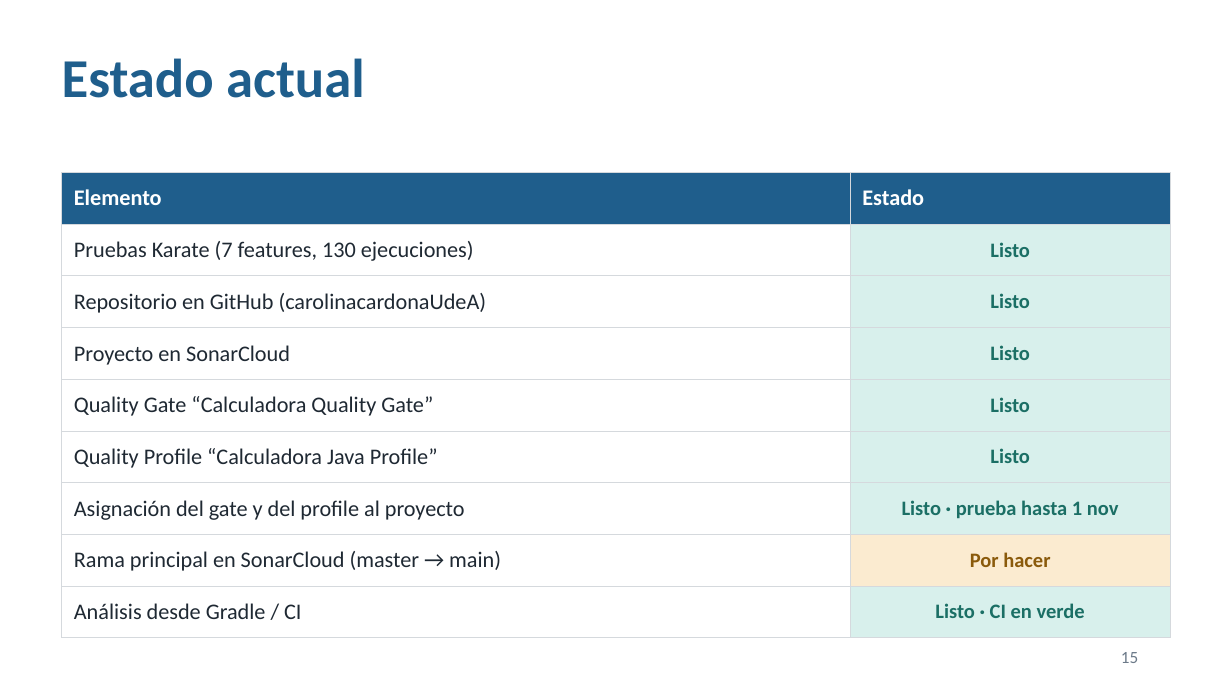
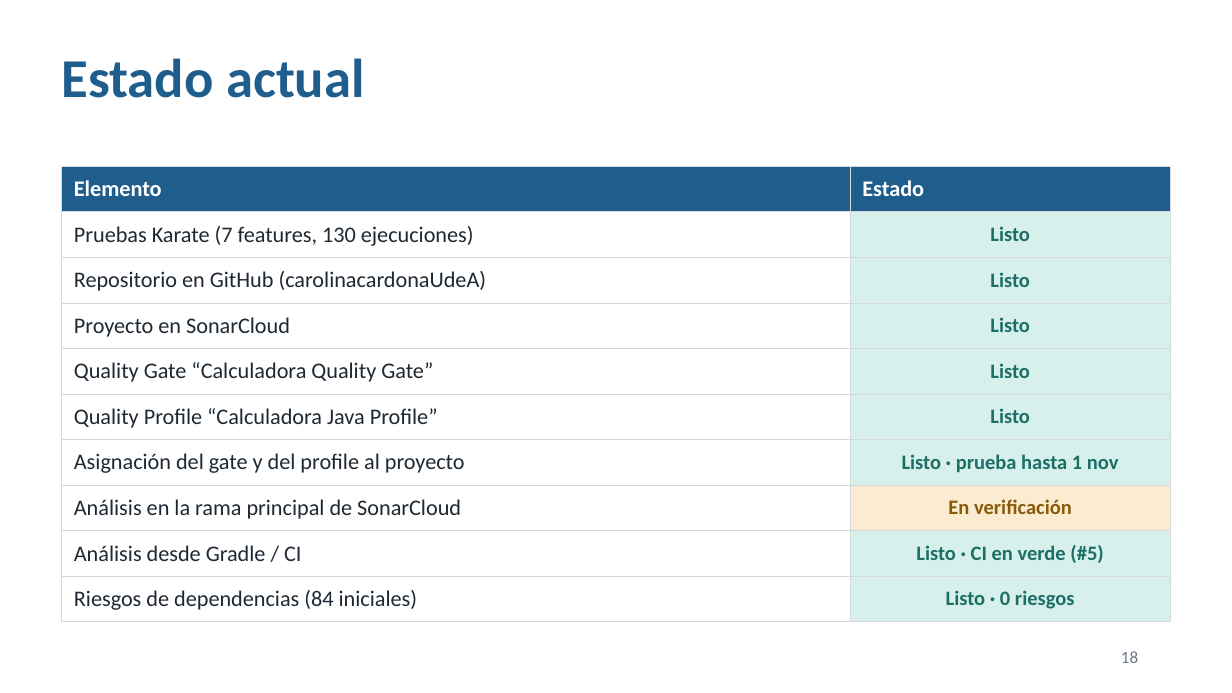
Before and after one commit to carolinacardonaUdeA/calidad-software, a slide deck: slide 18 of docs/Presentacion_Calidad_Calculadora.pptx (slide 15 before the commit). Drawn at 1232x693 pixels with LibreOffice and Linux fonts; fonts in the diff are those of the drawing. Boxes give left, top, right and bottom in pixels: in the first picture for what was removed or moved away, otherwise in the second. Text is boxed around its words. In the diff, an @@ line names an element or a change of style, - is before the commit and + after.

Commit message:
organizacion sonar main

```diff
--- a/docs/Presentacion_Calidad_Calculadora.pptx
+++ b/docs/Presentacion_Calidad_Calculadora.pptx
@@ table at bbox=[62, 166, 1170, 614] @@
-row 8: Rama principal en SonarCloud (master → main) | Por hacer
-row 9: Análisis desde Gradle / CI | Listo · CI en verde
+row 8: Análisis en la rama principal de SonarCloud | En verificación
+row 9: Análisis desde Gradle / CI | Listo · CI en verde (#5)
+row 10: Riesgos de dependencias (84 iniciales) | Listo · 0 riesgos
@@ table: place and size @@
-table at bbox=[62, 172, 1170, 623]
+table at bbox=[62, 166, 1170, 614]
@@ page number at bbox=[1121, 651, 1138, 663]: text changed @@
-15
+18
```
Also in this commit, not shown: 1 other slide changed, 7 slides added, 4 other files.
